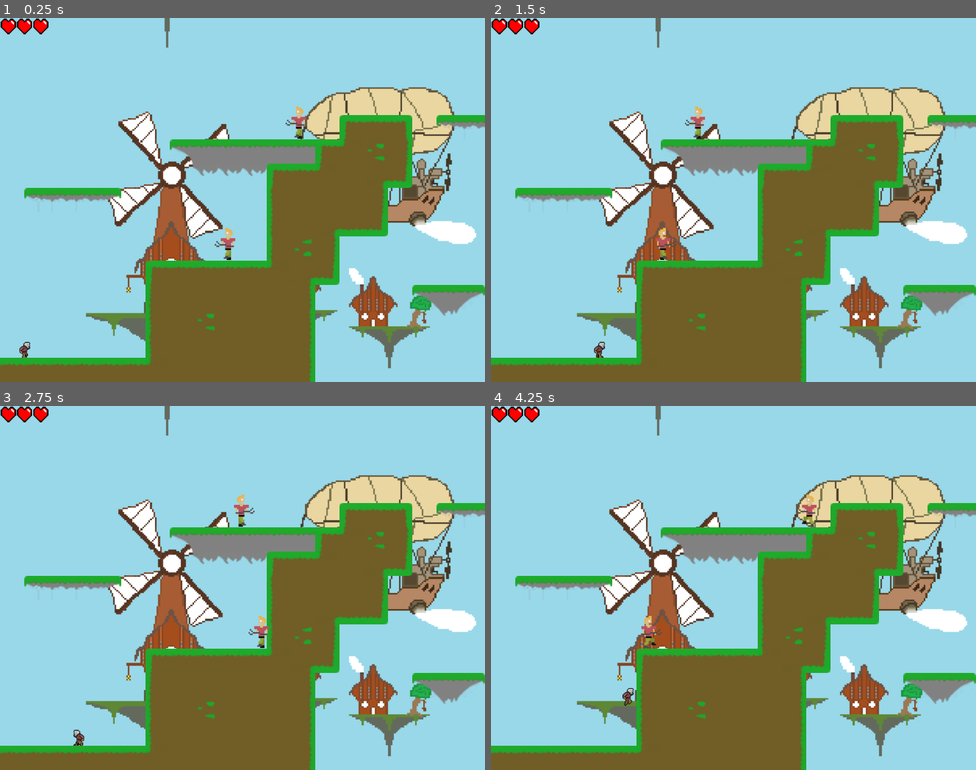
Above: before the commit, frames 1-4 (two rows, left to right).
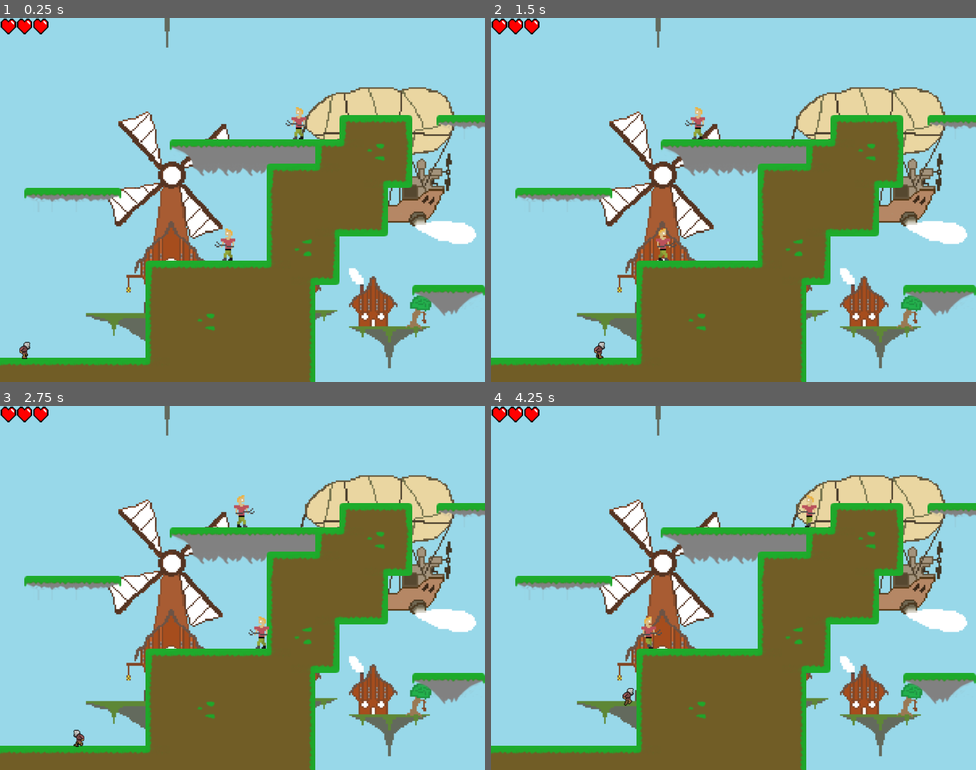
Above: after the commit, the same moments.

Repository: Kumodatsu/dream-within-a-dream
Game: Godot game, scene res://levels/Level_1.tscn
Two runs of this game, one before a commit and one after it. Both use one fixed random seed, a clock stepped at 60 frames per second and the inputs below.
Inputs:
- Up to frame 1 (0.25 s): no input
- Up to frame 2 (1.5 s): hold D (player_move_right) from 0.53 s (still down); tap W (player_jump) at 0.77 s
- Up to frame 3 (2.75 s): tap W (player_jump) at 1.52 s; release D (player_move_right) at 2.03 s; hold A (player_move_left) from 2.03 s (still down)
- Up to frame 4 (4.25 s): release A (player_move_left) at 2.78 s; hold D (player_move_right) from 2.78 s (still down); tap W (player_jump) at 3.02, 3.77 s

The runs differ from the first frame. In frame 1, 0.2% of the frame differs, in the area x 4-64%, y 24-94%; in frame 2, 0.1%; in frame 3, 0.2%; in frame 4, 0.2%, in the area x 31-68%, y 24-67%.

Commit message:
Implement getting hit by Berend

Diff:
--- a/dream-within-a-dream/entities/Berend.tscn
+++ b/dream-within-a-dream/entities/Berend.tscn
@@ -20,26 +20,39 @@
 "speed": 24.0
 } ]
 
+[sub_resource type="RectangleShape2D" id=3]
+extents = Vector2( 10, 22 )
+
 [sub_resource type="CapsuleShape2D" id=2]
-height = 25.0
+height = 22.0
 
 [node name="Berend" type="KinematicBody2D"]
-collision_layer = 16
-collision_mask = 19
+collision_layer = 0
+collision_mask = 2
 script = ExtResource( 11 )
 
 [node name="AnimatedSprite" type="AnimatedSprite" parent="."]
 frames = SubResource( 1 )
 animation = "walk"
-frame = 5
+frame = 8
 playing = true
 
 [node name="CollisionShape2D" type="CollisionShape2D" parent="."]
 position = Vector2( -4, 0 )
-shape = SubResource( 2 )
+shape = SubResource( 3 )
 
 [node name="FloorRay" type="RayCast2D" parent="."]
 position = Vector2( -4, 0 )
 enabled = true
 cast_to = Vector2( 0, 30 )
 collision_mask = 2
+
+[node name="HitZone" type="Area2D" parent="."]
+collision_layer = 16
+
+[node name="CollisionShape2D" type="CollisionShape2D" parent="HitZone"]
+visible = false
+position = Vector2( -4, 0 )
+shape = SubResource( 2 )
+
+[connection signal="body_entered" from="HitZone" to="." method="_on_body_entered"]
--- a/dream-within-a-dream/levels/Level_1.tscn
+++ b/dream-within-a-dream/levels/Level_1.tscn
@@ -9,17 +9,6 @@
 [sub_resource type="RectangleShape2D" id=1]
 
 [node name="Level" type="Node2D"]
-
-[node name="Jacob" parent="." instance=ExtResource( 2 )]
-position = Vector2( 36.0167, 441.955 )
-
-[node name="Camera2D" type="Camera2D" parent="Jacob"]
-current = true
-limit_left = 0
-limit_top = 0
-limit_right = 2640
-limit_bottom = 495
-editor_draw_limits = true
 
 [node name="TileMaps" type="Node2D" parent="."]
 
@@ -58,6 +47,17 @@
 [node name="Berend3" parent="Enemies" instance=ExtResource( 7 )]
 position = Vector2( 838.337, 205.798 )
 
+[node name="Jacob" parent="." instance=ExtResource( 2 )]
+position = Vector2( 36.0167, 441.955 )
+
+[node name="Camera2D" type="Camera2D" parent="Jacob"]
+current = true
+limit_left = 0
+limit_top = 0
+limit_right = 2640
+limit_bottom = 495
+editor_draw_limits = true
+
 [node name="ParallaxBackground" type="ParallaxBackground" parent="."]
 
 [node name="FloatingIsles" type="ParallaxLayer" parent="ParallaxBackground"]
--- a/dream-within-a-dream/scripts/berend.gd
+++ b/dream-within-a-dream/scripts/berend.gd
@@ -24,13 +24,18 @@
 func _physics_process(_delta: float):
     velocity.y = clamp(velocity.y + gravity, -INF, max_fall_speed)
     velocity   = move_and_slide(velocity, Vector2.UP)
-    print($FloorRay.position)
     if is_on_wall() or is_on_floor() and not $FloorRay.is_colliding():
         change_direction(-1 * direction)
+
+func die():
+    queue_free()
 
 func change_direction(dir: int):
     direction              = dir
     velocity.x             = direction * max_speed
     $AnimatedSprite.flip_h = direction == Direction.LEFT
     $FloorRay.position.x   = ray_offset \
-                           + direction * $CollisionShape2D.shape.radius
+                           + direction * $CollisionShape2D.shape.extents.x
+
+func _on_body_entered(body: Node):
+    body.change_health(-1)
--- a/dream-within-a-dream/spriteframes/Jacob.tres
+++ b/dream-within-a-dream/spriteframes/Jacob.tres
@@ -12,11 +12,6 @@
 
 [resource]
 animations = [ {
-"frames": [ ExtResource( 3 ), ExtResource( 6 ), ExtResource( 4 ), ExtResource( 2 ), ExtResource( 8 ), ExtResource( 9 ), ExtResource( 5 ), ExtResource( 1 ) ],
-"loop": true,
-"name": "Walk",
-"speed": 24.0
-}, {
 "frames": [ ExtResource( 7 ) ],
 "loop": true,
 "name": "Air",
@@ -26,4 +21,9 @@
 "loop": true,
 "name": "Idle",
 "speed": 5.0
+}, {
+"frames": [ ExtResource( 3 ), ExtResource( 6 ), ExtResource( 4 ), ExtResource( 2 ), ExtResource( 8 ), ExtResource( 9 ), ExtResource( 5 ), ExtResource( 1 ) ],
+"loop": true,
+"name": "Walk",
+"speed": 24.0
 } ]
Not shown: 1 places in dream-within-a-dream/entities/Berend.tscn that only renumber resources
